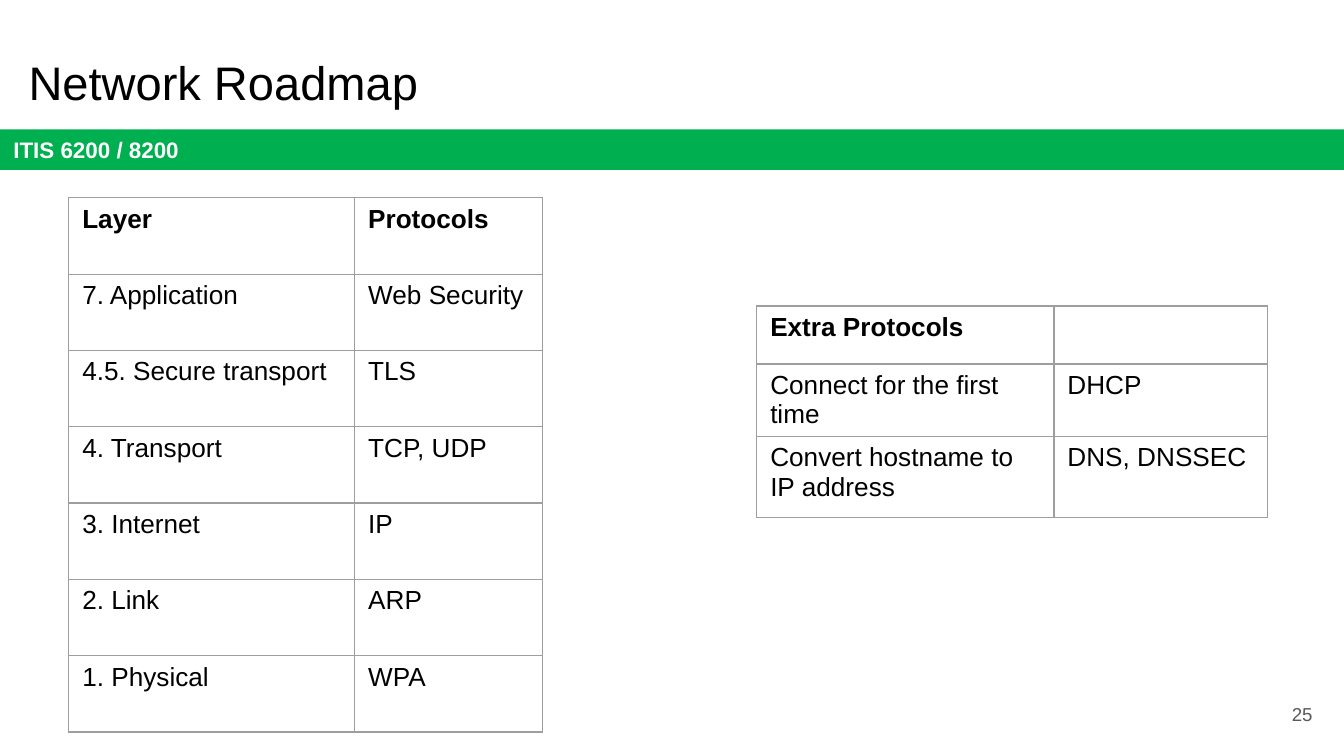
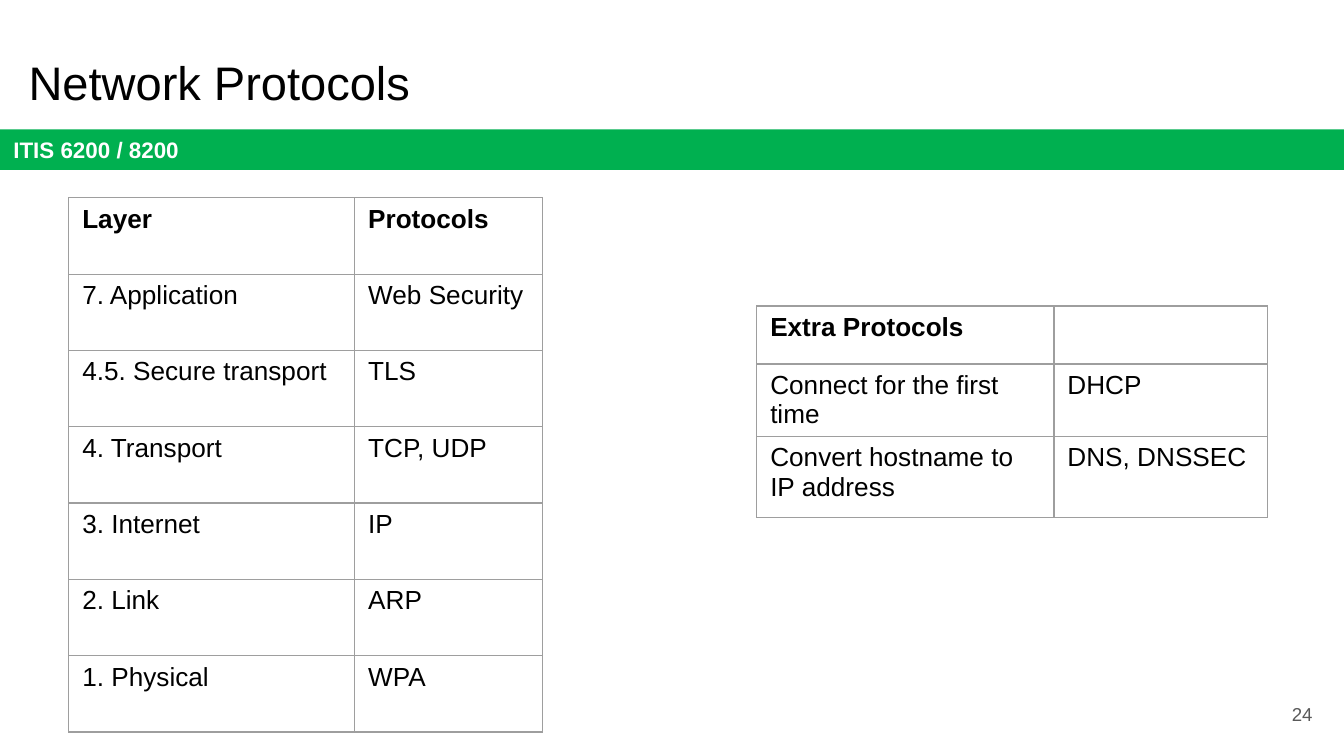
Before and after one commit to jx5c/github.io, a slide deck: slide 24 of teaching/ITIS6200/2023fa/lectures/lec15.ARP.pptx (slide 25 before the commit). Drawn at 1344x756 pixels with LibreOffice and Linux fonts; fonts in the diff are those of the drawing. Boxes give left, top, right and bottom in pixels: in the first picture for what was removed or moved away, otherwise in the second. Text is boxed around its words. In the diff, an @@ line names an element or a change of style, - is before the commit and + after.

```diff
--- a/teaching/ITIS6200/2023fa/lectures/lec15.ARP.pptx
+++ b/teaching/ITIS6200/2023fa/lectures/lec15.ARP.pptx
@@ title at box(29, 66, 410, 101): text changed @@
-Network Roadmap
+Network Protocols
@@ page number at box(1292, 708, 1313, 721): text changed @@
-25
+24
```
Also in this commit, not shown: 8 other slides changed, 4 slides removed, 1 other file.
